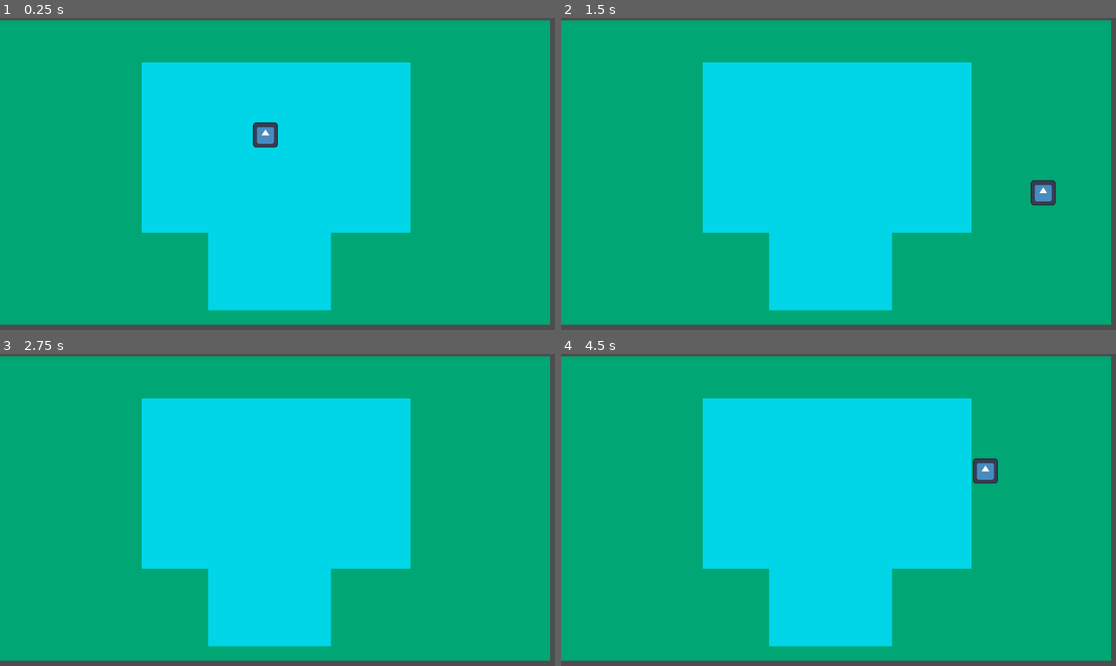
Above: before the commit, frames 1-4 (two rows, left to right).
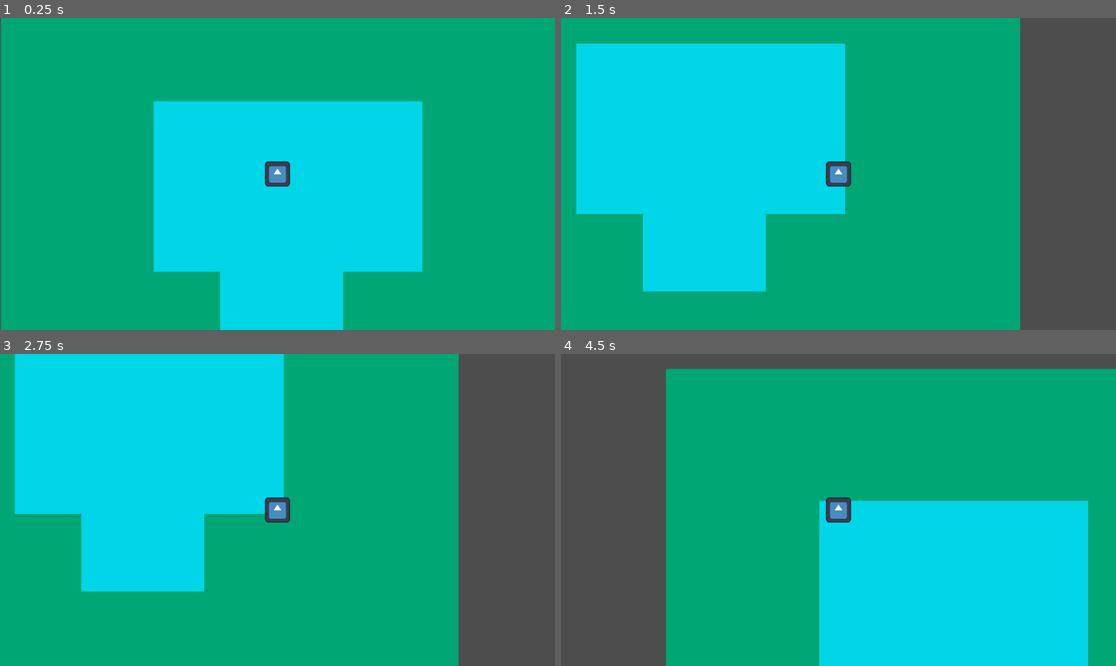
Above: after the commit, the same moments.

Repository: iListenToSludge/Pizza-Interactive
Game: Godot game, scene res://resturaunt.tscn
Two runs of this game, one before a commit and one after it. Both use one fixed random seed, a clock stepped at 60 frames per second and the inputs below. This scene is started directly instead of the project's main scene. The engine's default icon, where the game draws it, is replaced by a stand-in: a white triangle on a blue panel in a dark square.
Inputs:
- Up to frame 1 (0.25 s): no input
- Up to frame 2 (1.5 s): tap Enter at 0.5 s; hold D (move right) 0.53-1.28 s; hold S (move down) from 1.28 s (still down)
- Up to frame 3 (2.75 s): release S (move down) at 2.03 s; hold D (move right) from 2.03 s (still down)
- Up to frame 4 (4.5 s): tap Space at 2.75 s; release D (move right) at 2.78 s; hold W (move up) 2.78-3.53 s; hold A (move left) from 3.53 s (still down)

The runs differ from the first frame. In frame 1, 17% of the frame differs, in the area x 0-100%, y 0-100%; in frame 2, 56%; in frame 3, 58%; in frame 4, 63%.

Commit message:
slight progress on the greybox prototype

Diff:
--- a/pizza-interactive/resturaunt.tscn
+++ b/pizza-interactive/resturaunt.tscn
@@ -4,17 +4,22 @@
 
 [node name="Resturaunt" type="Node2D"]
 
-[node name="ColorRect3" type="ColorRect" parent="."]
+[node name="StaticBody2D" type="StaticBody2D" parent="."]
+position = Vector2(14, -8.000024)
+scale = Vector2(7.4884224, 1.9627199)
+
+[node name="CollisionPolygon2D" type="CollisionPolygon2D" parent="StaticBody2D"]
+polygon = PackedVector2Array(44.163204, 14.6901245, 0.26604337, 14.6901245, 0.26604337, 340.0492, 151.91078, 343.85773, 152.0438, 3.264472, 81.40928, 2.1763148, 80.87719, 44.614452, 113.46751, 47.334846, 113.73355, 239.9387, 92.05101, 241.02686, 91.91799, 324.2709, 57.06631, 323.72684, 56.667244, 244.83542, 39.77349, 242.6591, 38.84234, 49.51116)
+
+[node name="ColorRect3" type="ColorRect" parent="StaticBody2D/CollisionPolygon2D"]
 modulate = Color(0, 1, 1, 1)
-offset_left = -3.0
-offset_top = 5.0
-offset_right = 149.30984
-offset_bottom = 348.85773
+offset_left = -5.2080393
+offset_top = -88.652466
+offset_right = 16.792831
+offset_bottom = 255.20526
 scale = Vector2(7.517571, 1.8379694)
 color = Color(0.16967261, 0.6513132, 0.45415032, 1)
-
-[node name="CollisionPolygon2D" type="CollisionPolygon2D" parent="ColorRect3"]
-polygon = PackedVector2Array(44.163204, 14.6901245, 0.26604337, 14.6901245, 0.26604337, 340.0492, 151.91078, 343.85773, 152.0438, 3.264472, 81.40928, 2.1763148, 80.87719, 44.614452, 113.46751, 47.334846, 113.73355, 239.9387, 92.05101, 241.02686, 91.91799, 324.2709, 57.06631, 323.72684, 56.667244, 244.83542, 39.77349, 242.6591, 38.84234, 49.51116)
+metadata/_edit_use_anchors_ = true
 
 [node name="ColorRect" type="ColorRect" parent="."]
 modulate = Color(0, 1, 1, 1)
@@ -37,3 +42,5 @@
 [node name="CharacterBody2D" parent="." instance=ExtResource("2_0eybj")]
 position = Vector2(551, 243)
 scale = Vector2(0.39880437, 0.40742108)
+
+[node name="Camera2D" type="Camera2D" parent="CharacterBody2D"]
